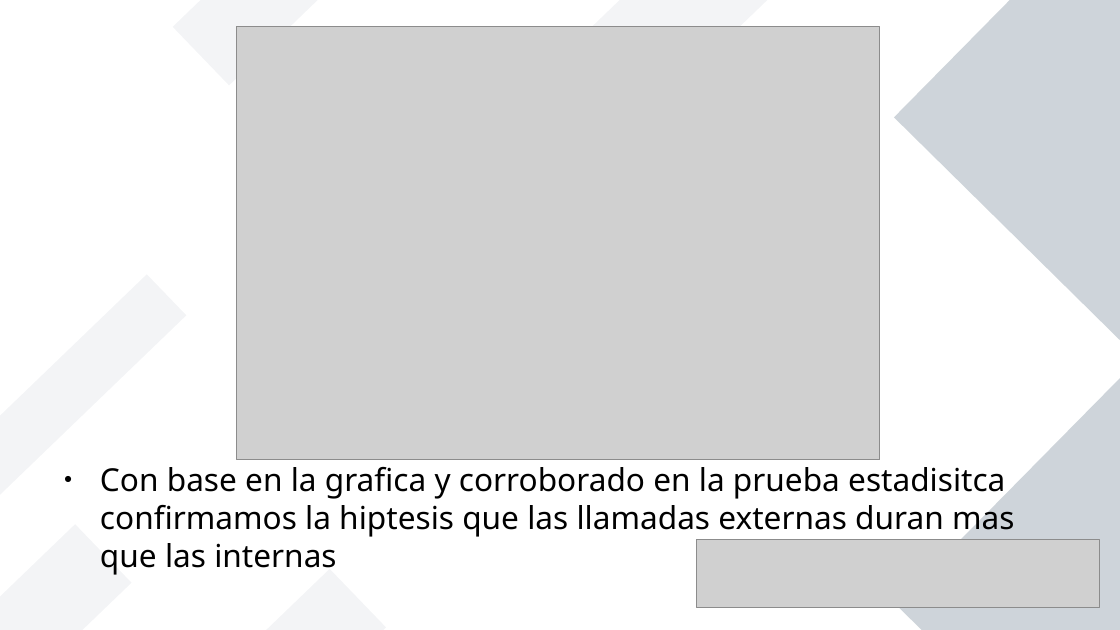
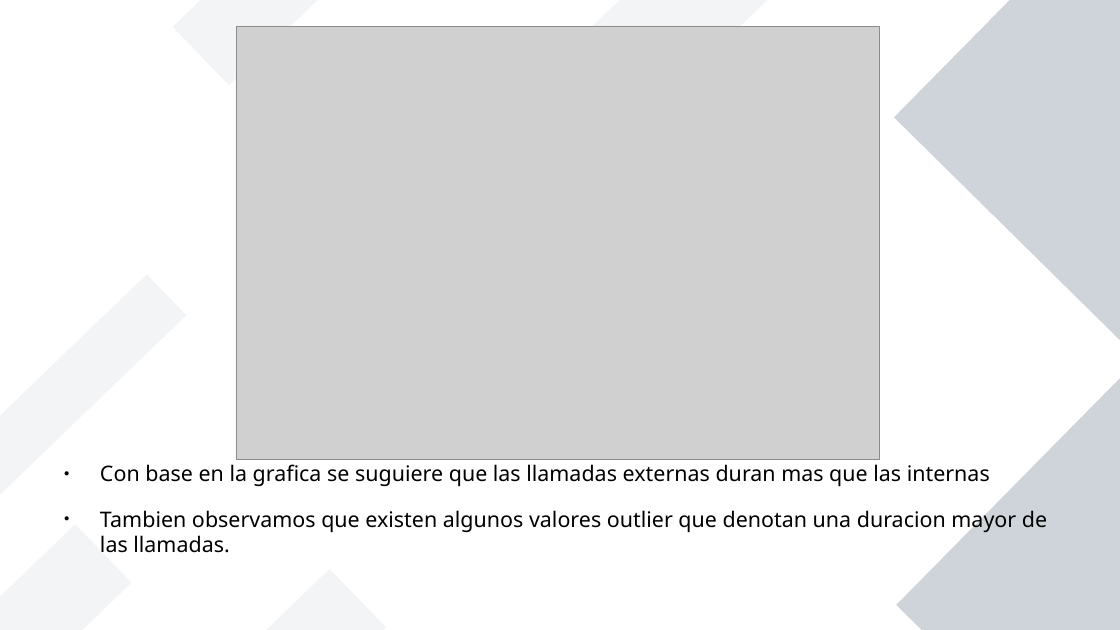
Before and after one commit to hukitan/tripleten, a slide deck: slide 8 of Proyectos_en_desarrollo/Proyecto Final/proyecto final.odp. Drawn at 1120x630 pixels with LibreOffice and Linux fonts; fonts in the diff are those of the drawing; grey boxes stand for pictures. Boxes give left, top, right and bottom in pixels: in the first picture for what was removed or moved away, otherwise in the second. Text is boxed around its words. In the diff, an @@ line names an element or a change of style, - is before the commit and + after.

```diff
--- a/Proyectos_en_desarrollo/Proyecto Final/proyecto final.odp
+++ b/Proyectos_en_desarrollo/Proyecto Final/proyecto final.odp
@@ text at (x1=100, y1=464, x2=1047, y2=553): text changed; size 22.4 to 15.2 pt @@
-● Con base en la grafica y corroborado en la prueba estadisitca confirmamos la hiptesis que las llamadas externas duran mas que las internas
+● Con base en la grafica se suguiere que las llamadas externas duran mas que las internas
+● Tambien observamos que existen algunos valores outlier que denotan una duracion mayor de las llamadas.
@@ picture removed at (x1=697, y1=540, x2=1101, y2=608) @@
```
Also in this commit, not shown: 3 other slides changed, 11 slides added, 2 slides removed, 2 other files.
